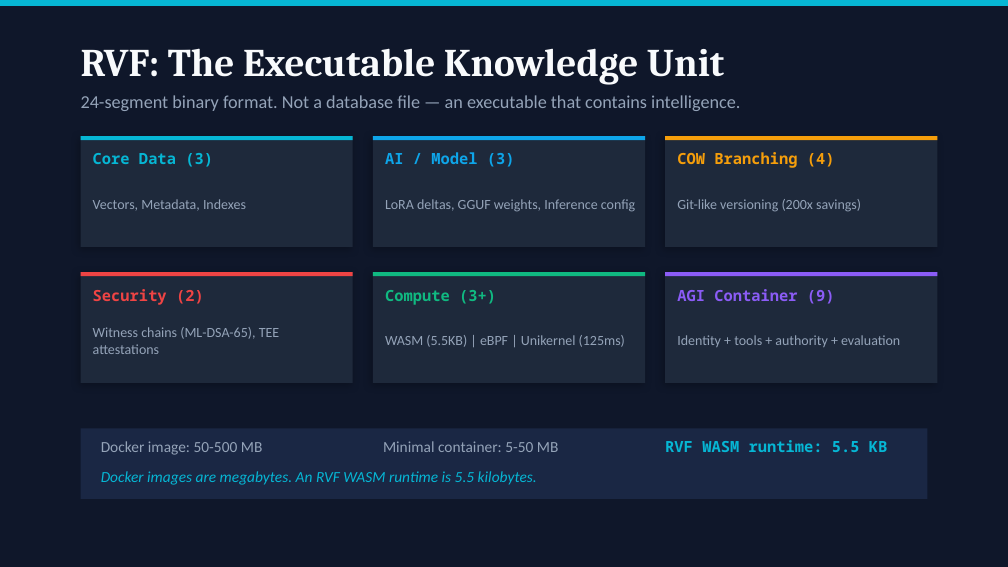
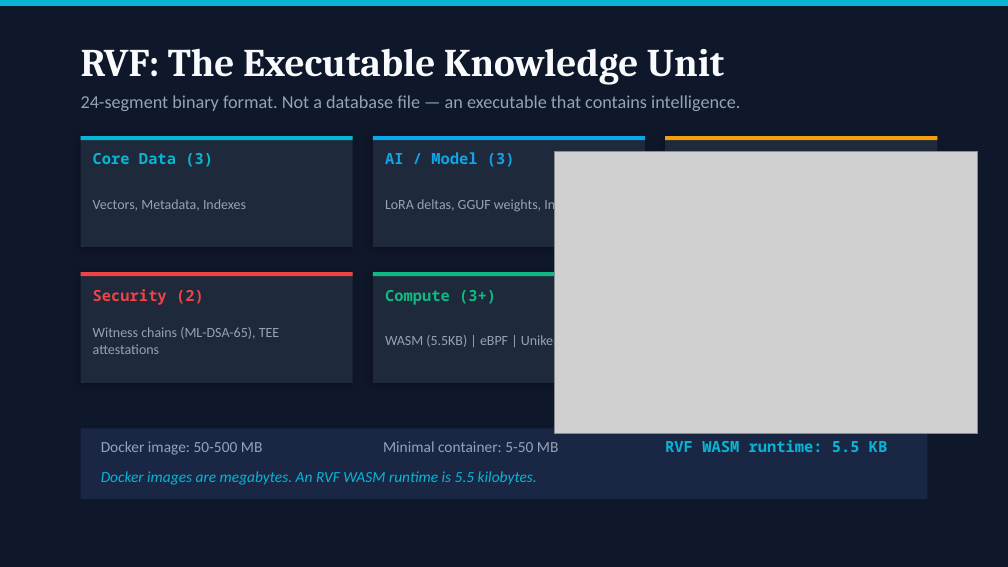
Before and after one commit to JLMA-Agentic-Ai/jlma-Ask-Ruvnet, a slide deck: slide 6 of src/ui/public/assets/docs/CTO-Deck-RuvNet-2026.pptx. Drawn at 1008x567 pixels with LibreOffice and Linux fonts; fonts in the diff are those of the drawing; grey boxes stand for pictures. Boxes give left, top, right and bottom in pixels: in the first picture for what was removed or moved away, otherwise in the second. Text is boxed around its words. In the diff, an @@ line names an element or a change of style, - is before the commit and + after.

```diff
--- a/src/ui/public/assets/docs/CTO-Deck-RuvNet-2026.pptx
+++ b/src/ui/public/assets/docs/CTO-Deck-RuvNet-2026.pptx
@@ picture added at <box>554,151,978,433</box> @@
@@ text removed at <box>677,199,861,212</box> @@
-Git-like versioning (200x savings)
@@ rectangle removed at <box>665,272,937,276</box> @@
@@ text removed at <box>677,289,835,304</box> @@
-AGI Container (9)
@@ text removed at <box>677,335,900,347</box> @@
-Identity + tools + authority + evaluation
```
Also in this commit, not shown: 12 other slides changed, 3 other files.
